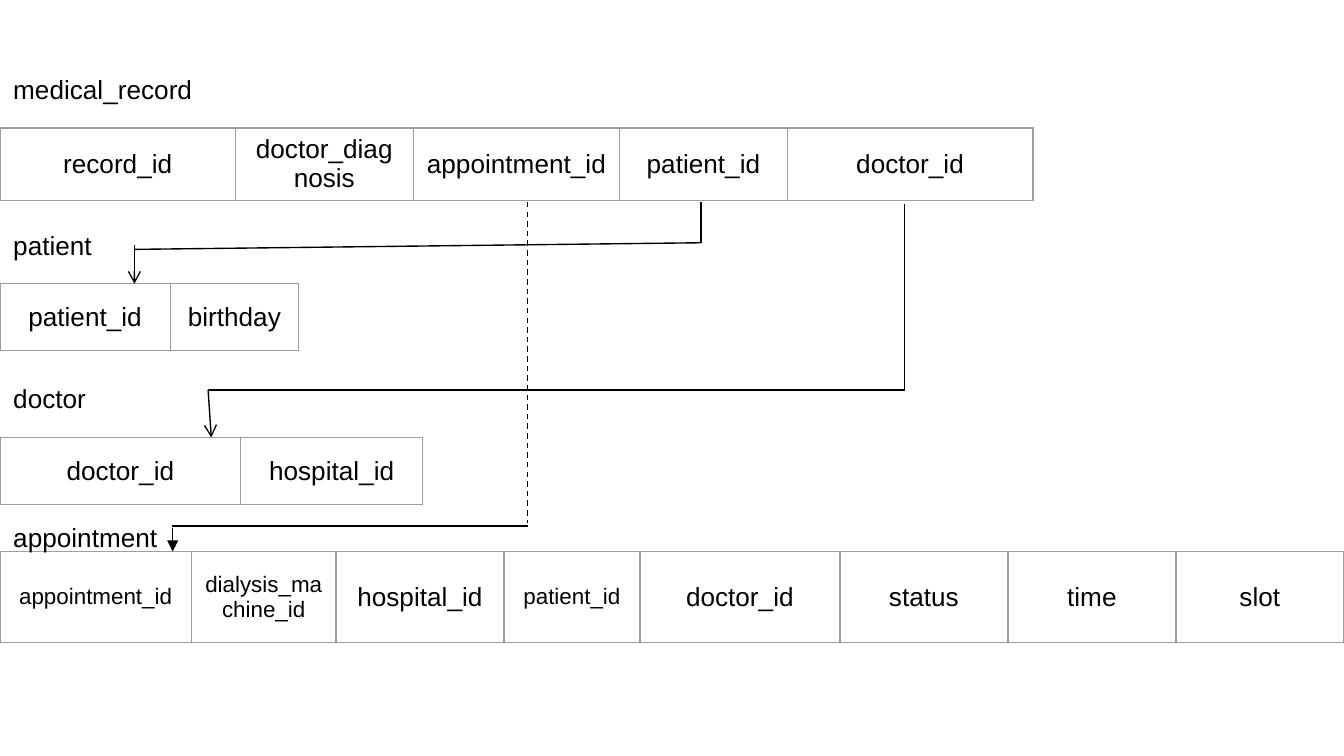
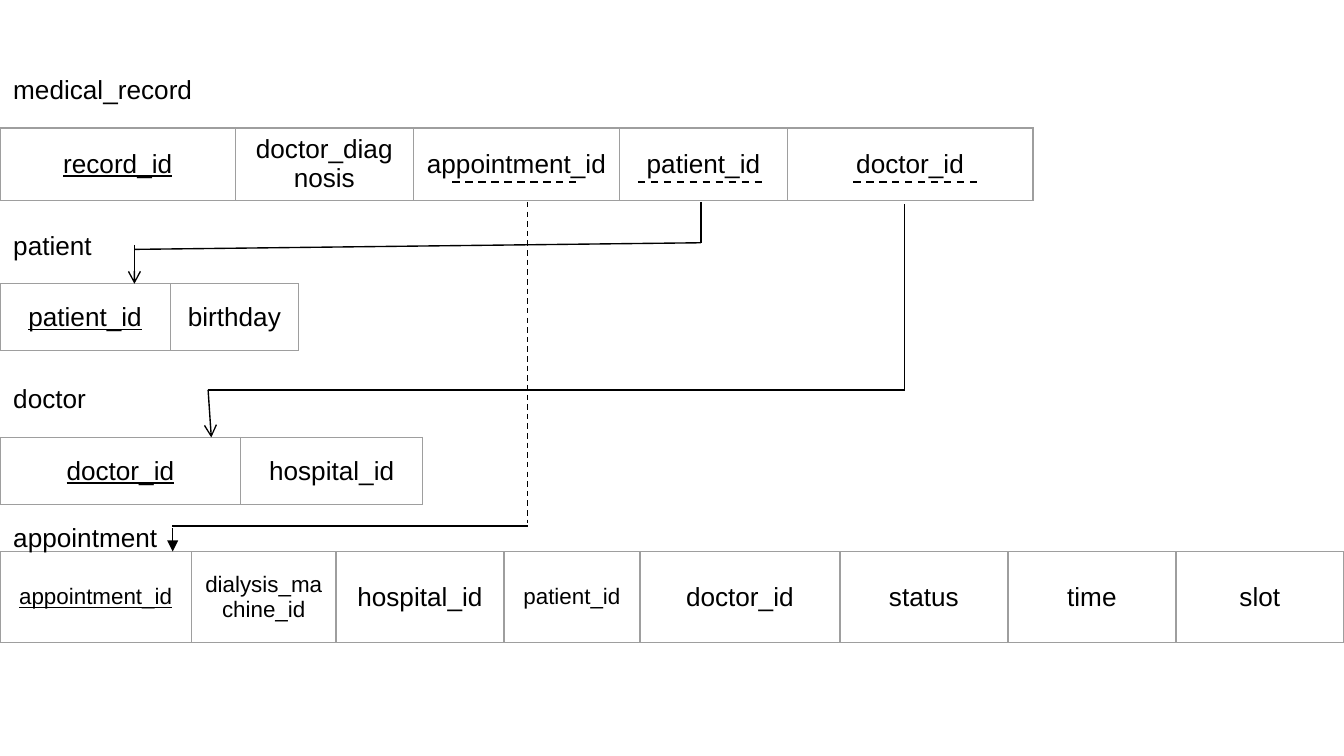
Before and after one commit to DoniaMetwalli/Hospital-System, a slide deck: slide 22 of PresentationV2.pptx. Drawn at 1344x756 pixels with LibreOffice and Linux fonts; fonts in the diff are those of the drawing. Boxes give left, top, right and bottom in pixels: in the first picture for what was removed or moved away, otherwise in the second. Text is boxed around its words. In the diff, an @@ line names an element or a change of style, - is before the commit and + after.

```diff
--- a/PresentationV2.pptx
+++ b/PresentationV2.pptx
@@ table at (x1=0, y1=128, x2=1034, y2=204) @@
@@ underline on in "record_id" @@
@@ line added from (453, 183) to (578, 183), #000000 1 pt dashed @@
@@ line added from (638, 183) to (763, 183), #000000 1 pt dashed @@
@@ line added from (853, 183) to (980, 183), #000000 1 pt dashed @@
@@ table at (x1=0, y1=284, x2=300, y2=351) @@
@@ underline on in "patient_id" @@
@@ table at (x1=0, y1=438, x2=422, y2=505) @@
@@ underline on in "doctor_id" @@
@@ table at (x1=0, y1=551, x2=1344, y2=642) @@
@@ underline on in "appointment_id" @@
```
Also in this commit, not shown: 7 other slides changed, 12 slides added.
